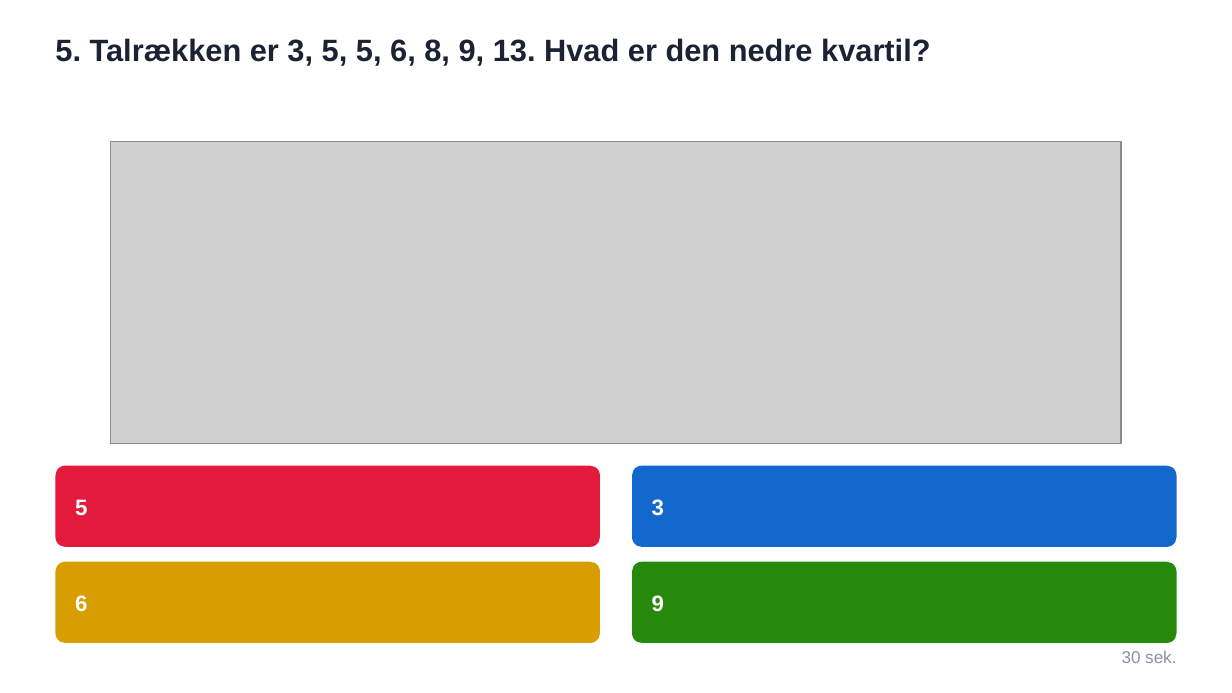
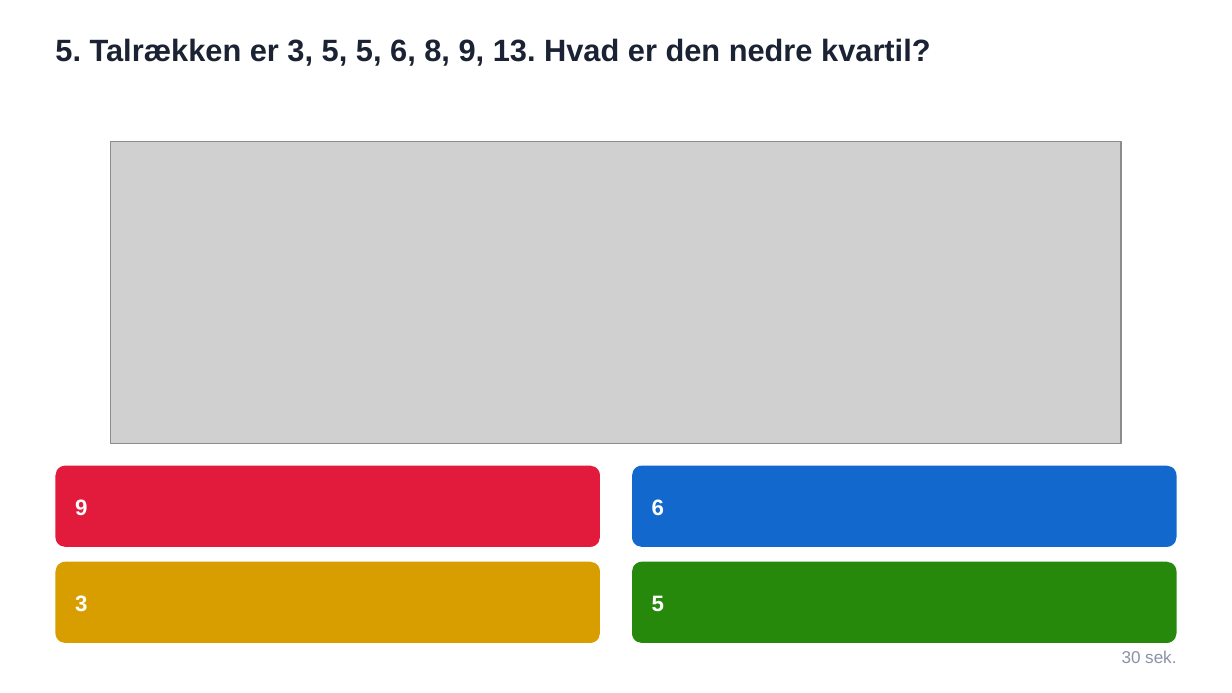
Before and after one commit to mibelibsen/kontiki, a slide deck: slide 6 of facit/kahoot-statistik-2026-09-11.pptx. Drawn at 1232x693 pixels with LibreOffice and Linux fonts; fonts in the diff are those of the drawing; grey boxes stand for pictures. Boxes give left, top, right and bottom in pixels: in the first picture for what was removed or moved away, otherwise in the second. Text is boxed around its words. In the diff, an @@ line names an element or a change of style, - is before the commit and + after.

```diff
--- a/facit/kahoot-statistik-2026-09-11.pptx
+++ b/facit/kahoot-statistik-2026-09-11.pptx
@@ text at (75, 499, 87, 515): text changed @@
-5
+9
@@ text at (652, 499, 664, 515): text changed @@
-3
+6
@@ text at (75, 595, 87, 612): text changed @@
-6
+3
@@ text at (652, 595, 664, 612): text changed @@
-9
+5
```
Also in this commit, not shown: 27 other slides changed, 7 other files.
